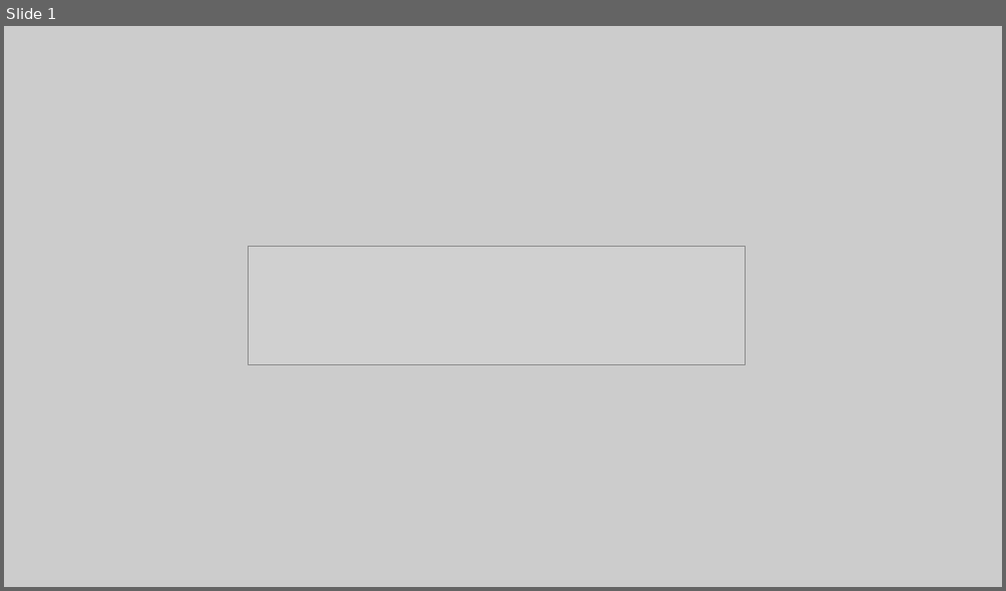
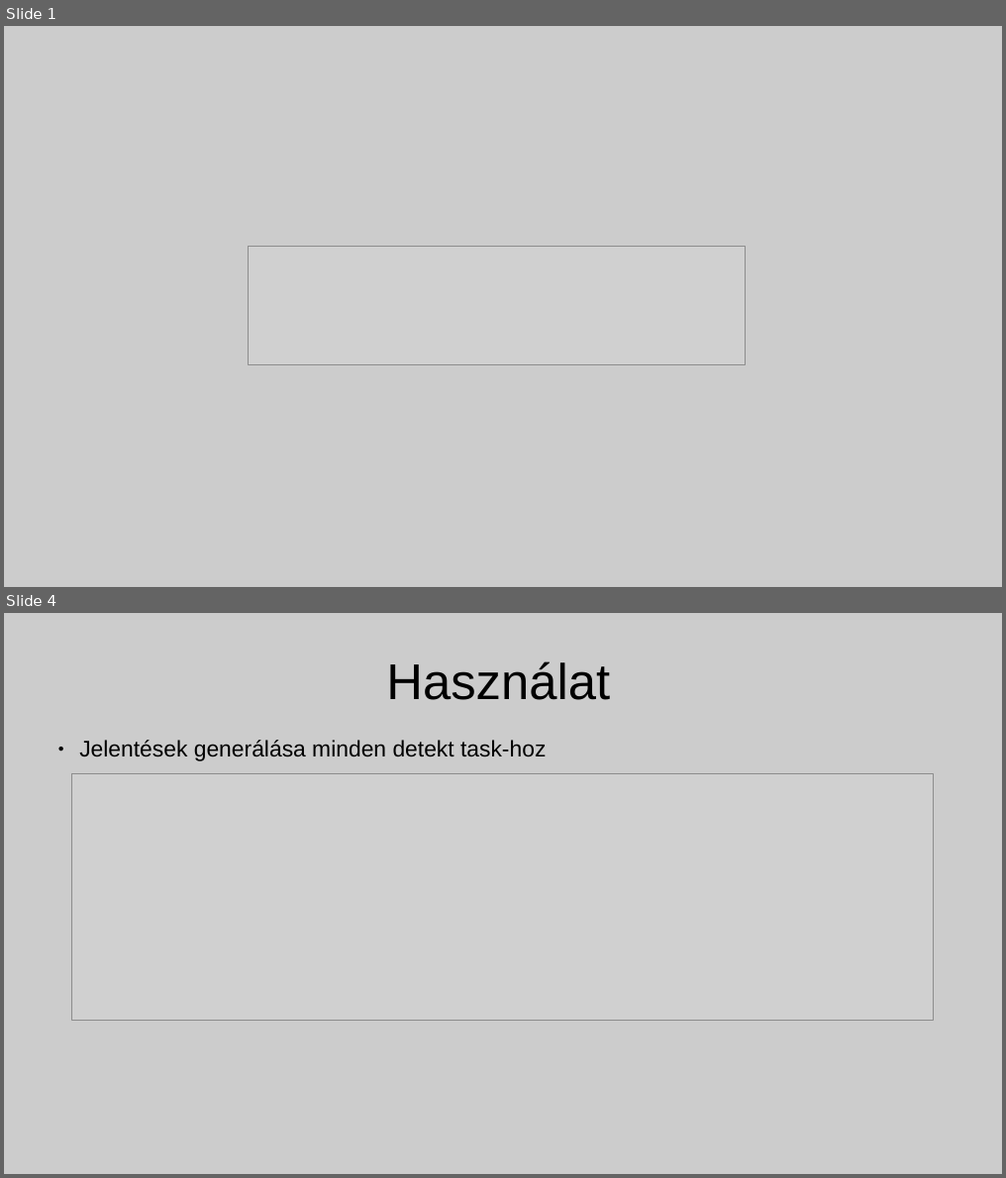
Before and after one commit to adams1mon/detekt-demo, a slide deck: detekt-presentation/presentation.odp. Shown one above the other, each under a label of ours: slide 1 before the commit, slides 1 and 4 after it; the slides between them are not shown. The pictures are 1006x591 and 1006x1178 pixels, drawn with LibreOffice and Linux fonts; fonts in the diff are those of the drawing; grey boxes stand for pictures. Boxes give left, top, right and bottom in pixels: in the first picture for what was removed or moved away, otherwise in the second. Text is boxed around its words. In the diff, an @@ line names an element or a change of style, - is before the commit and + after.

```diff
--- a/detekt-presentation/presentation.odp
+++ b/detekt-presentation/presentation.odp
@@ slide 4 added at (4,613,1002,1174), background #CCCCCC @@
@@ title added at (386,662,610,700), 40 pt, text #000000 @@
+Használat
@@ text added at (79,740,546,761), 18 pt, text #000000 @@
+● Jelentések generálása minden detekt task-hoz
@@ picture added at (72,774,934,1021) @@
```
Also in this commit, not shown: 5 other slides added, 3 slides removed, 3 other files.
